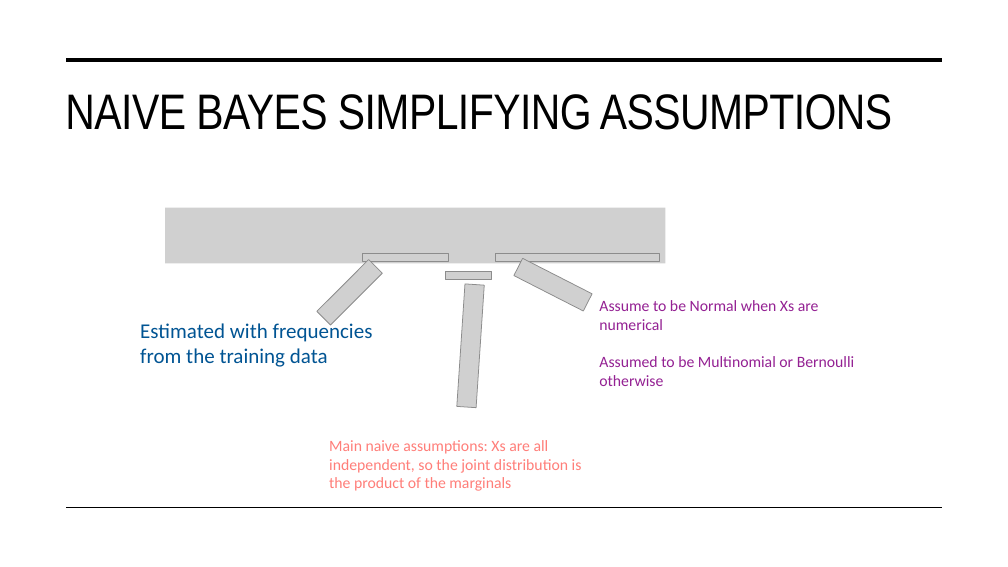
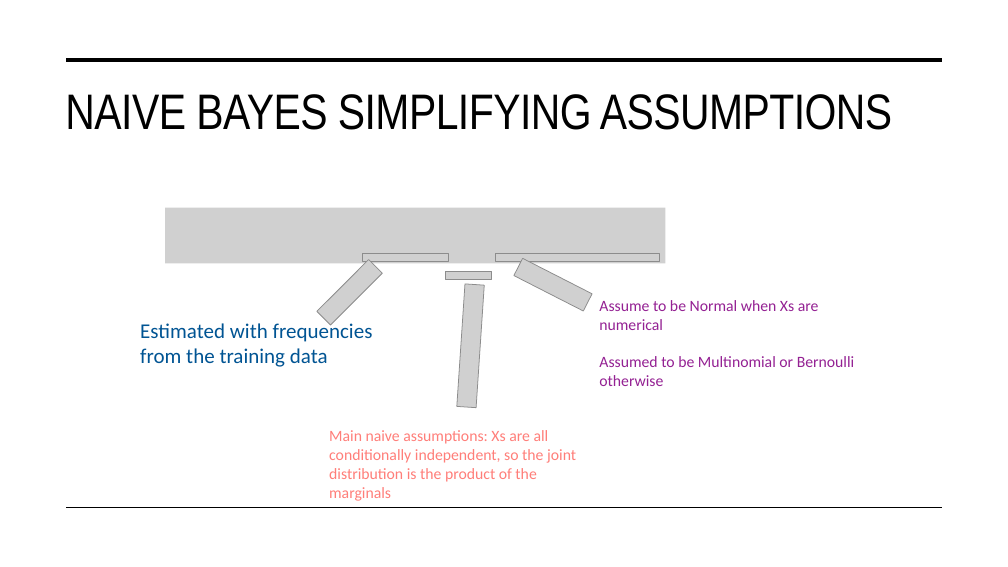
Before and after one commit to rhodes-byu/stat-486, a slide deck: slide 16 of slides/08-naive-bayes.pptx. Drawn at 1008x567 pixels with LibreOffice and Linux fonts; fonts in the diff are those of the drawing; grey boxes stand for pictures. Boxes give left, top, right and bottom in pixels: in the first picture for what was removed or moved away, otherwise in the second. Text is boxed around its words. In the diff, an @@ line names an element or a change of style, - is before the commit and + after.

Commit message:
minor assumptions fix

```diff
--- a/slides/08-naive-bayes.pptx
+++ b/slides/08-naive-bayes.pptx
@@ text at <box>329,430,576,501</box>: text changed @@
-Main naive assumptions: Xs are all independent, so the joint distribution is the product of the marginals
+Main naive assumptions: Xs are all conditionally independent, so the joint distribution is the product of the marginals
```
Also in this commit, not shown: 1 other slide changed, 1 other file.
